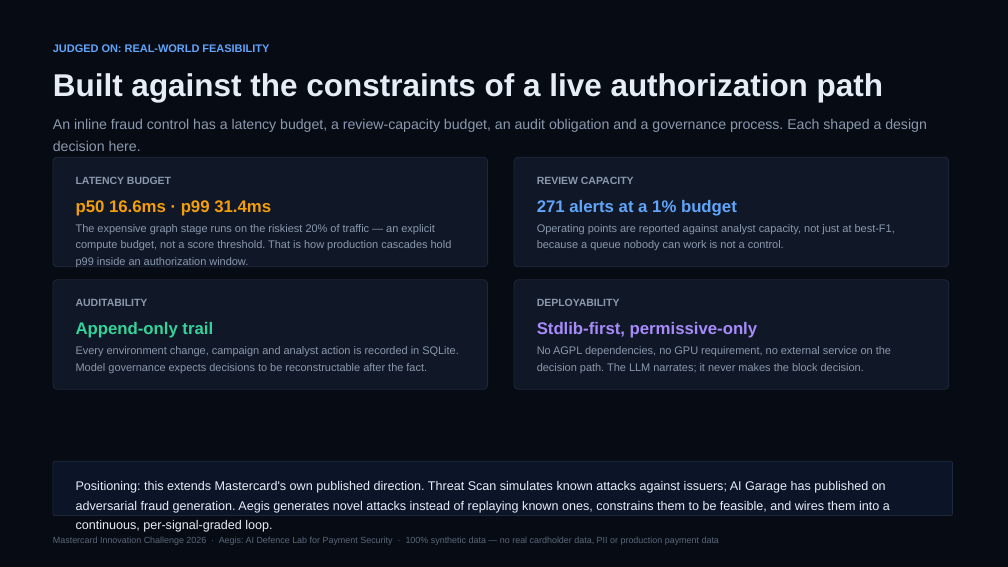
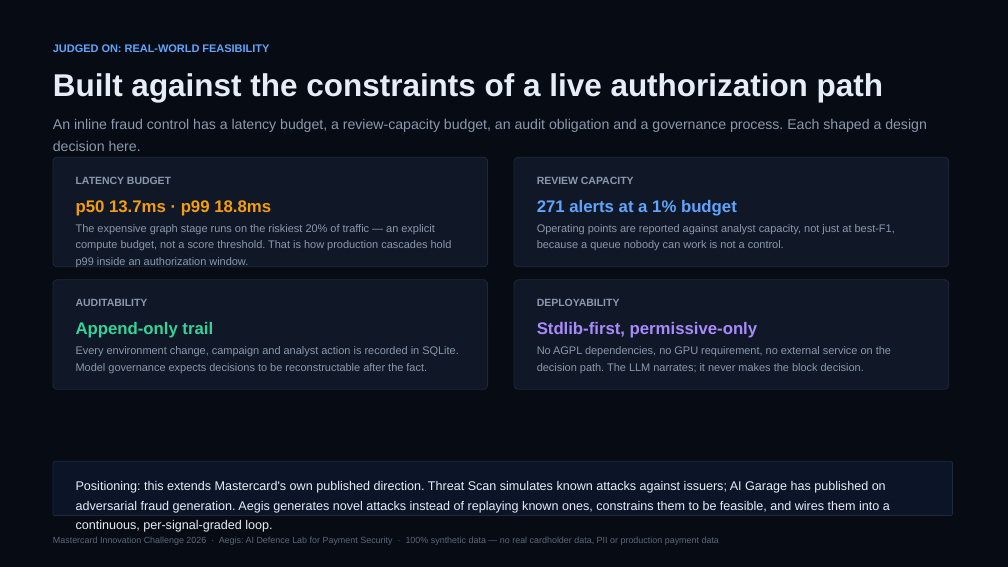
Before and after one commit to Deven-Kulthia/ThreatForge, a slide deck: slide 11 of artifacts/aegis-walkthrough.pptx (slide 10 before the commit). Drawn at 1008x567 pixels with LibreOffice and Linux fonts; fonts in the diff are those of the drawing. Boxes give left, top, right and bottom in pixels: in the first picture for what was removed or moved away, otherwise in the second. Text is boxed around its words. In the diff, an @@ line names an element or a change of style, - is before the commit and + after.

```diff
--- a/artifacts/aegis-walkthrough.pptx
+++ b/artifacts/aegis-walkthrough.pptx
@@ text at bbox=[76, 200, 271, 216]: text changed @@
-p50 16.6ms · p99 31.4ms
+p50 13.7ms · p99 18.8ms
```
Also in this commit, not shown: 7 other slides changed, 1 slide added, 23 other files.
